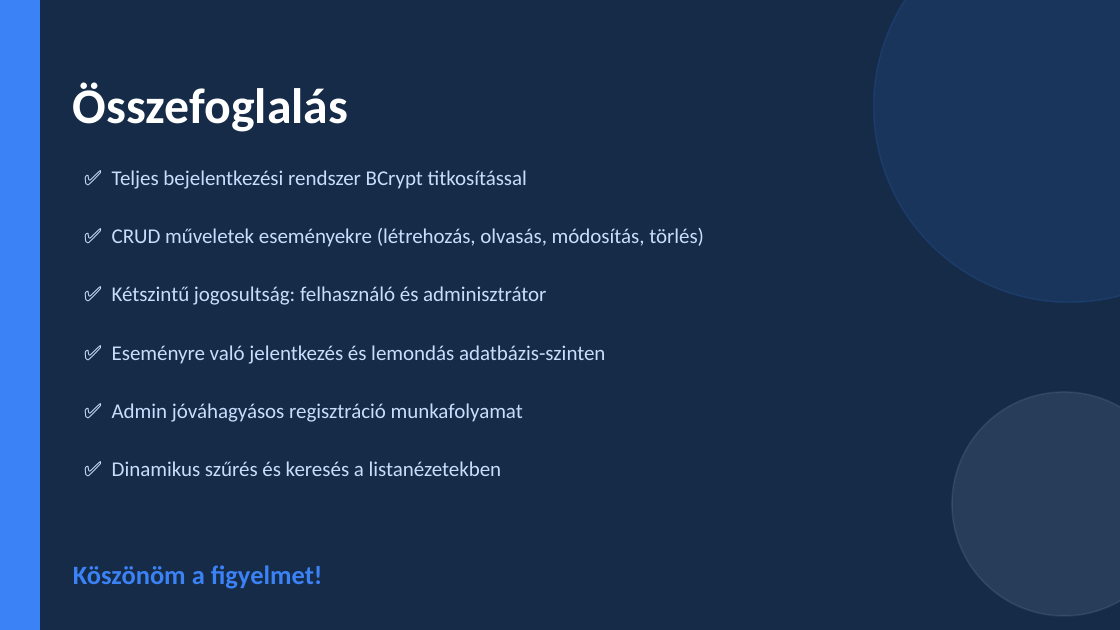
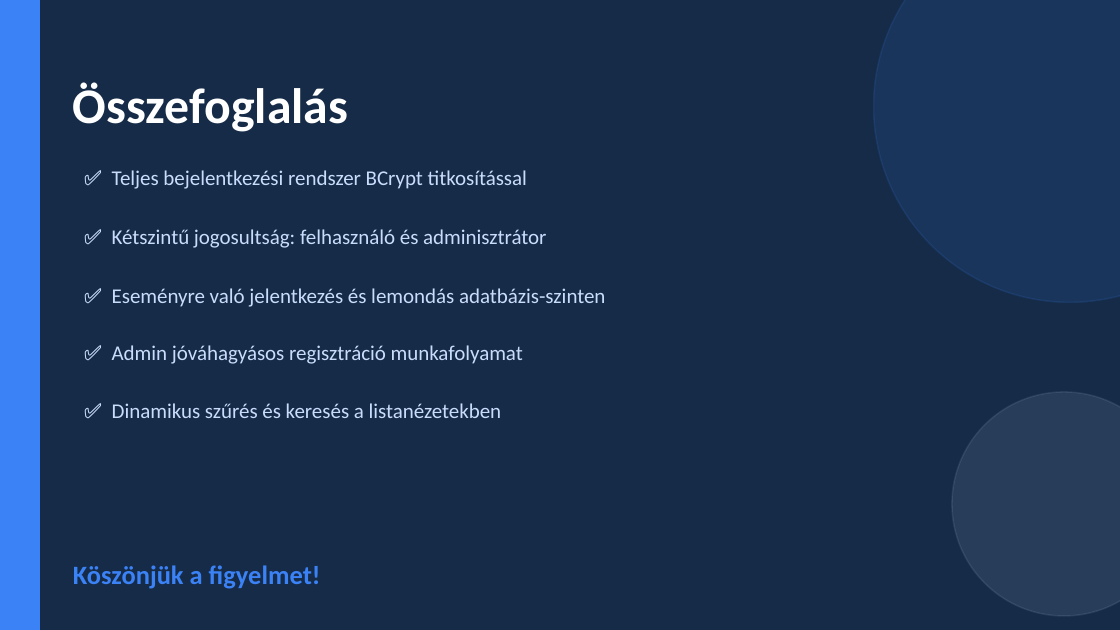
Before and after one commit to LazarKevin/20260413_projekt, a slide deck: slide 7 of PPT/IskolaiEsemenykezelo_Prezentacio.pptx. Drawn at 1120x630 pixels with LibreOffice and Linux fonts; fonts in the diff are those of the drawing. Boxes give left, top, right and bottom in pixels: in the first picture for what was removed or moved away, otherwise in the second. Text is boxed around its words. In the diff, an @@ line names an element or a change of style, - is before the commit and + after.

```diff
--- a/PPT/IskolaiEsemenykezelo_Prezentacio.pptx
+++ b/PPT/IskolaiEsemenykezelo_Prezentacio.pptx
@@ text "✅ Kétszintű jogosultság: felhasználó és ...": place and size @@
-text "✅ Kétszintű jogosultság: felhasználó és ..." at [112, 286, 546, 305]
+text "✅ Kétszintű jogosultság: felhasználó és ..." at [112, 229, 546, 248]
@@ text removed at [112, 228, 704, 247] @@
-✅ CRUD műveletek eseményekre (létrehozás, olvasás, módosítás, törlés)
@@ text "✅ Eseményre való jelentkezés és ...": place and size @@
-text "✅ Eseményre való jelentkezés és ..." at [112, 345, 605, 364]
+text "✅ Eseményre való jelentkezés és ..." at [112, 288, 605, 307]
@@ text "✅ Admin jóváhagyásos regisztráció munkafolyamat": place and size @@
-text "✅ Admin jóváhagyásos regisztráció munkafolyamat" at [112, 403, 523, 422]
+text "✅ Admin jóváhagyásos regisztráció munkafolyamat" at [112, 345, 523, 364]
@@ text "✅ Dinamikus szűrés és keresés ...": place and size @@
-text "✅ Dinamikus szűrés és keresés ..." at [112, 461, 502, 476]
+text "✅ Dinamikus szűrés és keresés ..." at [112, 403, 502, 418]
@@ text at [73, 565, 321, 589]: text changed @@
-Köszönöm a figyelmet!
+Köszönjük a figyelmet!
```
Also in this commit, not shown: 1 other slide changed.
